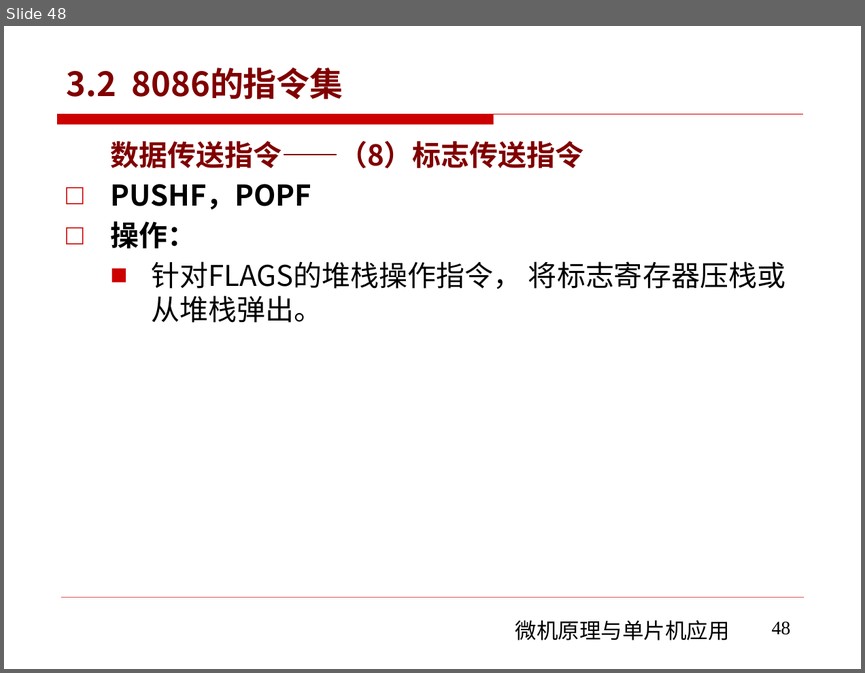
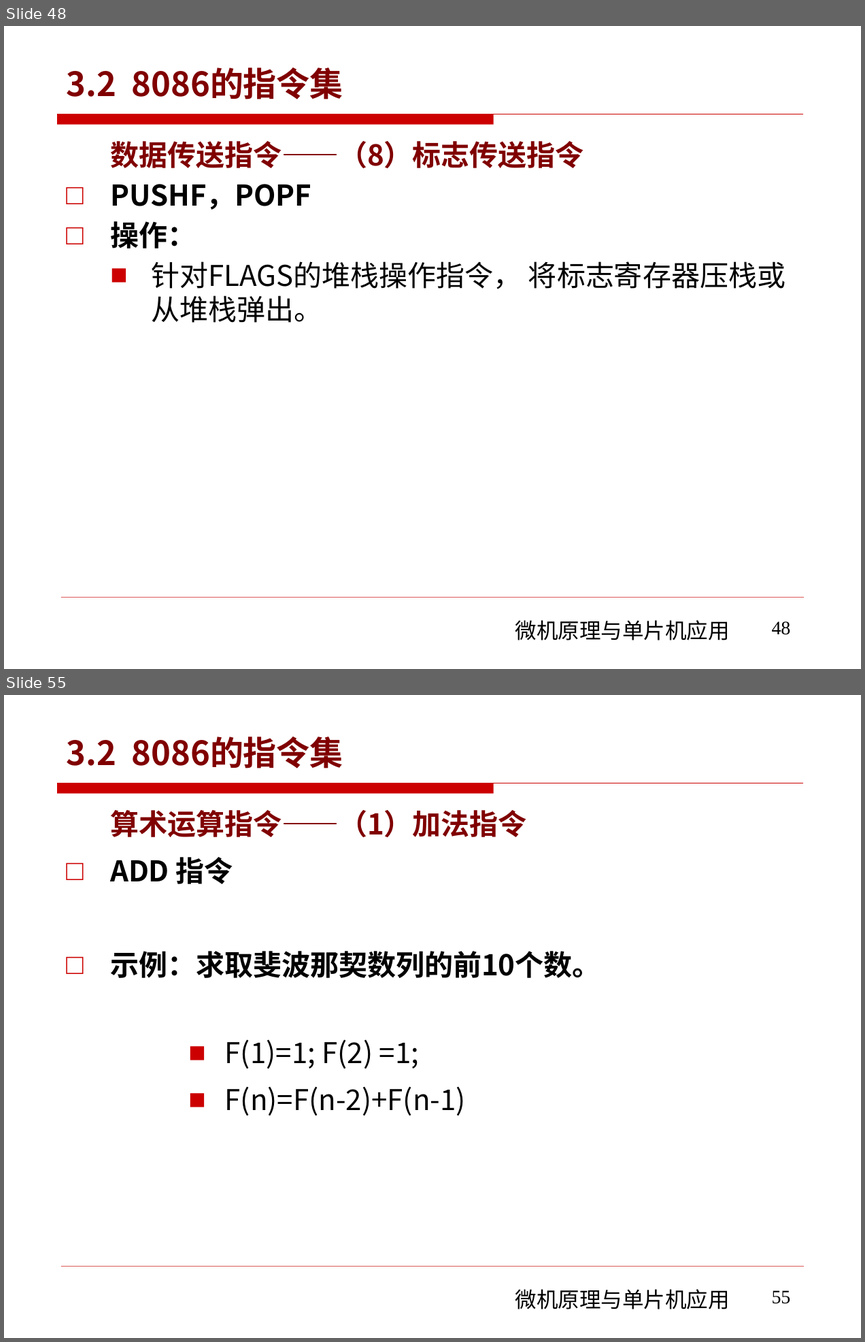
Before and after one commit to rshouc/Microcomputer, a slide deck: PPT/The Principle of Microcomputer/第三章 微机原理（8086的指令系统-指令集).pptx. Shown one above the other, each under a label of ours: slide 48 before the commit, slides 48 and 55 after it; the slides between them are not shown. The pictures are 865x673 and 865x1342 pixels, drawn with LibreOffice and Linux fonts; fonts in the diff are those of the drawing; background and template pictures are left out. Boxes give left, top, right and bottom in pixels: in the first picture for what was removed or moved away, otherwise in the second. Text is boxed around its words. In the diff, an @@ line names an element or a change of style, - is before the commit and + after.

```diff
--- a/PPT/The Principle of Microcomputer/第三章 微机原理（8086的指令系统-指令集).pptx
+++ b/PPT/The Principle of Microcomputer/第三章 微机原理（8086的指令系统-指令集).pptx
@@ slide 55 added at [4, 695, 861, 1338], background #FFFFFF; not listed: 3 template elements that a slide beside it also shows @@
@@ title added at [67, 736, 343, 768], 28 pt, text #800000, bold @@
+3.2 8086的指令集
@@ text added at [110, 810, 601, 1115], 24 pt, text #000000 @@
+算术运算指令——（1）加法指令
+□ ADD 指令
+□ 示例：求取斐波那契数列的前10个数。
+      ■ F(1)=1; F(2) =1;
+      ■ F(n)=F(n-2)+F(n-1)
@@ page number added at [772, 1290, 791, 1304], 16 pt, text #000000 @@
+55
```
Also in this commit, not shown: 111 other slides added.
